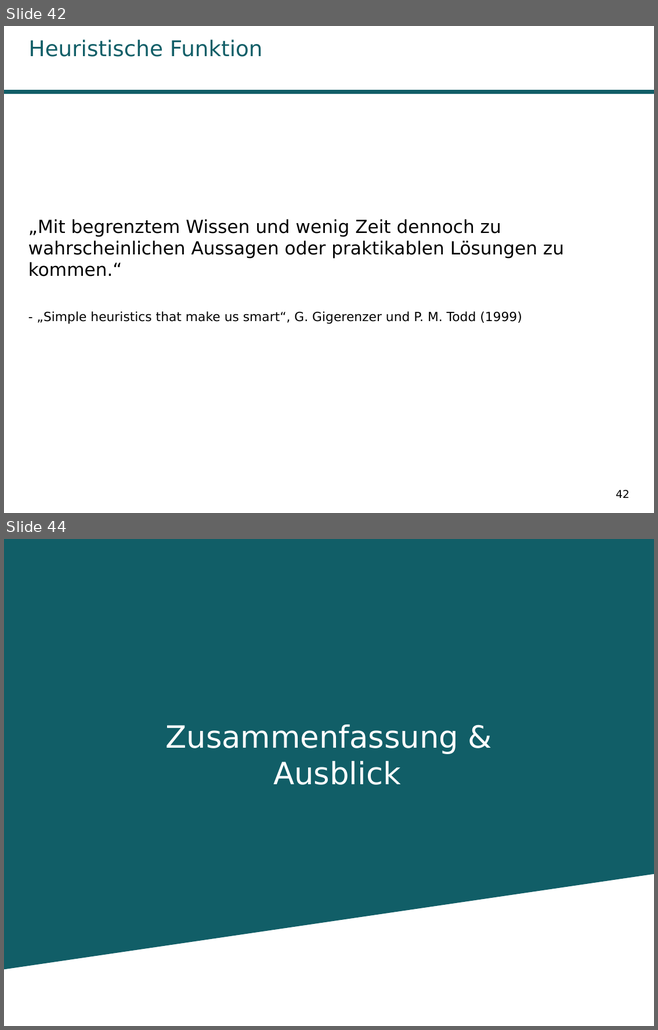
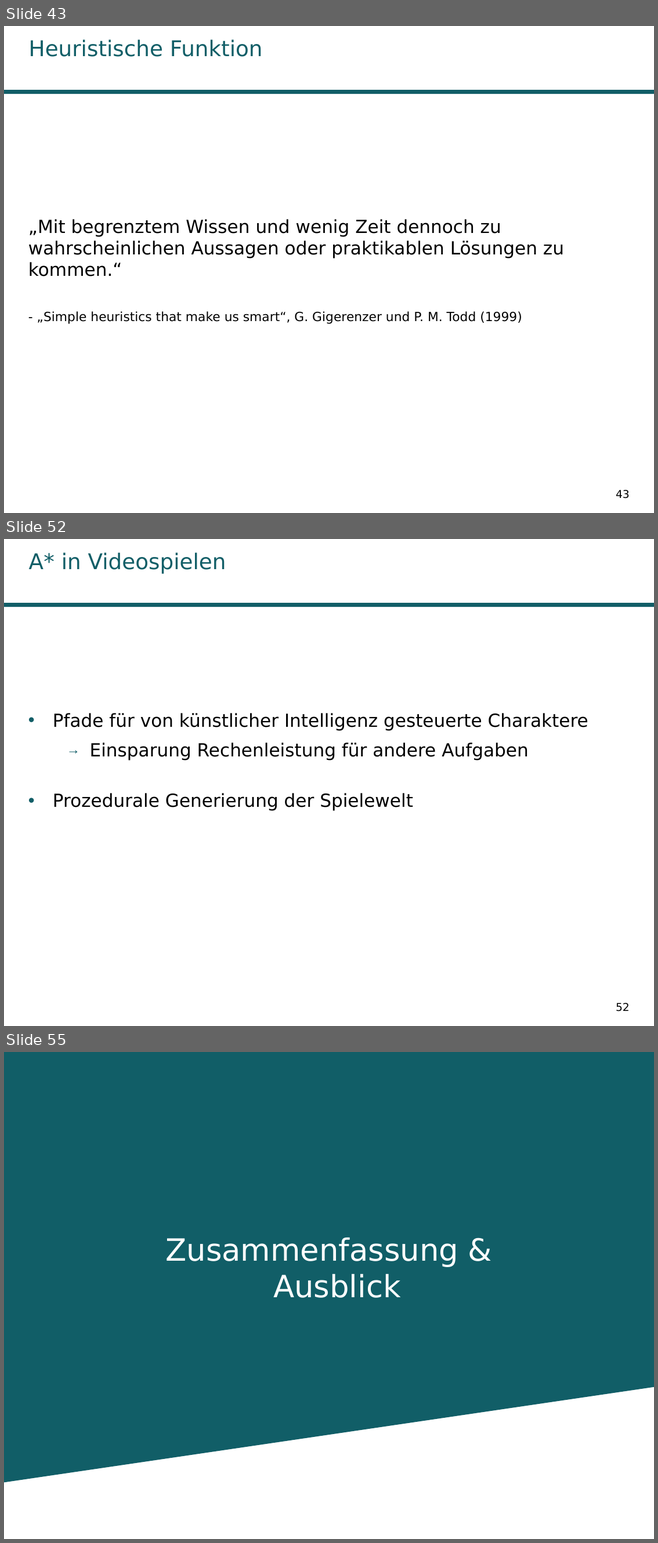
Before and after one commit to Kage0x3B/wissenschaftliches-arbeiten-praesentation, a slide deck: Präsentation Pfadplanungsalgorithmen.odp. Shown one above the other, each under a label of ours: slides 42 and 44 before the commit, slides 43, 52 and 55 after it; the slides between them are not shown. The pictures are 658x1030 and 658x1543 pixels, drawn with LibreOffice and Linux fonts; fonts in the diff are those of the drawing; background and template pictures are left out. Boxes give left, top, right and bottom in pixels: in the first picture for what was removed or moved away, otherwise in the second. Text is boxed around its words. In the diff, an @@ line names an element or a change of style, - is before the commit and + after.

```diff
--- a/Präsentation Pfadplanungsalgorithmen.odp
+++ b/Präsentation Pfadplanungsalgorithmen.odp
@@ slide 52 added at <box>4,539,654,1026</box>, background #FFFFFF; not listed: 1 template element that a slide beside it also shows @@
@@ title added at <box>29,552,226,573</box>, 24 pt, text #115E67 @@
+A* in Videospielen
@@ text added at <box>53,713,588,811</box>, 20 pt, text #000000 @@
+• Pfade für von künstlicher Intelligenz gesteuerte Charaktere
+  → Einsparung Rechenleistung für andere Aufgaben
+• Prozedurale Generierung der Spielewelt
@@ page number added at <box>615,1003,629,1012</box>, 12 pt, text #000000 @@
+52
@@ what was slide 42 is now slide 43 @@
@@ page number at <box>615,490,629,499</box>: text changed @@
-42
+43
@@ what was slide 44 is now slide 55 @@
```
Also in this commit, not shown: 14 slides changed, 11 other slides added, 1 slide removed, 6 other files.
